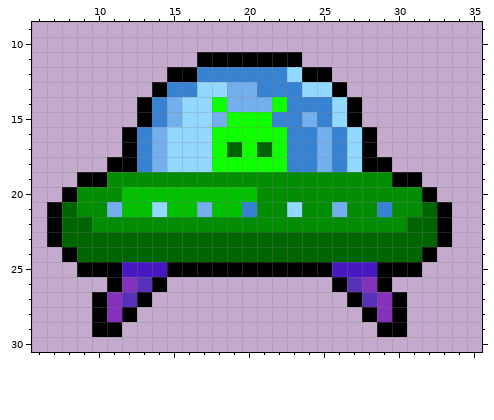
Edited in one commit: pixel-art sprite (assets/images/ZetaScout.png). That is the earlier state.
The file is 320x320 pixels, drawn in blocks of 8x8; one block is one cell here. Shown: x 6..35, y 9..30. The old version is drawn lined up with the new one.
Once edited:
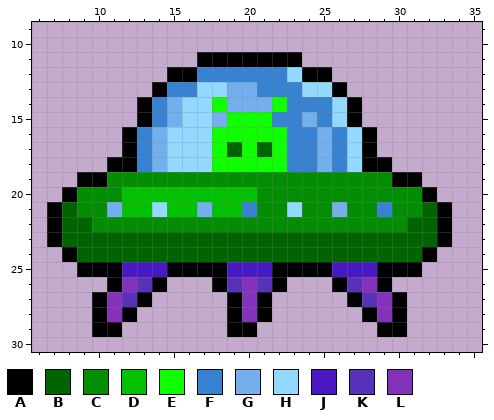
Palette (. is transparent): A #000000  B #006400  C #038d03  D #01c101  E #0fff00  F #3882d2  G #73aeed  H #92d8ff  J #4818c2  K #5732b9  L #8431bb
Edits made:
whole drawing moved by +0,+1 (the old picture is shown already moved)
y 25: x 19..21 AAA -> JJJ
y 26: x 18..22 ..... -> AKLKA
y 27..28: x 19..21 ... -> ALA
y 29: x 19..20 .. -> AA
Where, in picture pixels (left, top, right, bottom), the same in both pictures:
changed: (212, 262, 287, 337)
